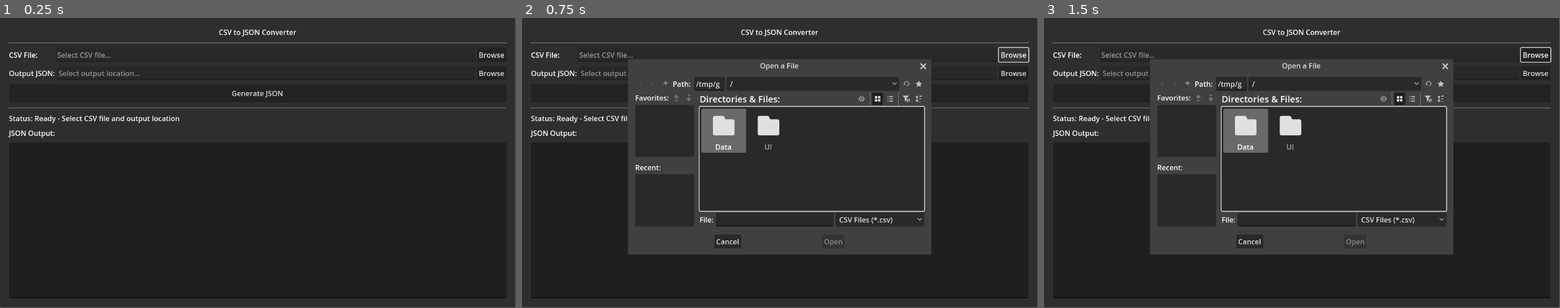
Above: before the commit, frames 1-3 (left to right).
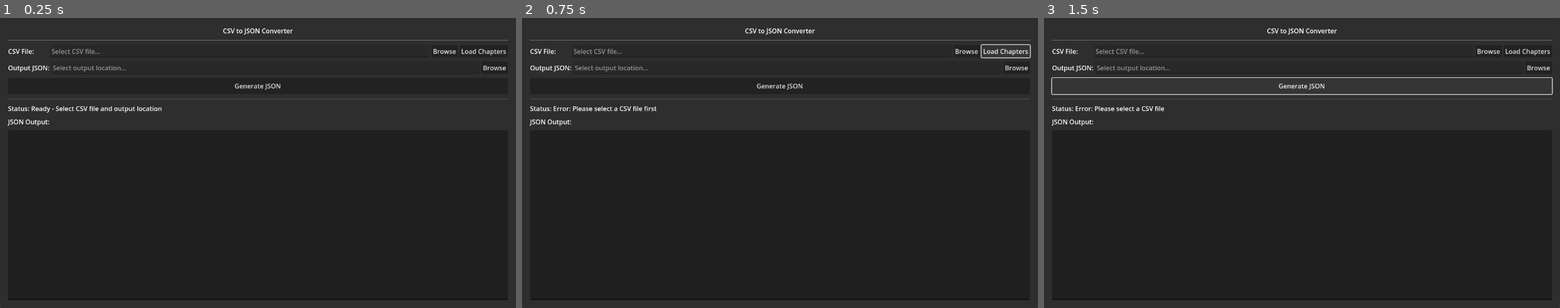
Above: after the commit, the same moments.

Repository: Sandy4j/csv-parsing
Game: Godot game, scene res://UI/Main/Main.tscn
Same seed, same stepped clock (60 frames per second), same inputs: the game is played once before the commit and once after it.
Inputs (mouse positions are in pixels of both pictures, inside the frame that each line leads up to):
- Up to frame 1 (0.25 s): no input
- Up to frame 2 (0.75 s): click (1007, 49) at 0.5 s, where only the run after the commit has a clickable "Load Chapters"
- Up to frame 3 (1.5 s): click "Generate JSON" at 1.25 s
In our replay, the window is 799x449 before the commit and 800x450 after it. These sizes can differ from the game's own. Grey fills any space a smaller window leaves; there, only what the larger window draws over its background counts as a difference.

The runs differ from the first frame. In frame 1, 3.0% of the frame differs, in the area x 1-99%, y 3-98%; in frame 2, 15%; in frame 3, 14%.

Commit message:
feat: filtering csv parse and chapter selection UI

Diff:
--- a/Data/Parser.gd
+++ b/Data/Parser.gd
@@ -1,6 +1,7 @@
 extends Node
 
 var data_rows = {}  # Dictionary untuk menyimpan data
+var available_chapters = []  # Array untuk menyimpan daftar chapter ID yang tersedia
 
 func _ready():
 	pass
@@ -62,7 +63,17 @@
 			data_rows[chapter] = {}
 		data_rows[chapter][lineid] = row_data
 
+	# Perbarui daftar chapter yang tersedia
+	update_available_chapters()
+
 	return true
+
+## Fungsi untuk memperbarui daftar chapter yang tersedia
+func update_available_chapters():
+	available_chapters.clear()
+	for chapter in data_rows.keys():
+		if not available_chapters.has(chapter):
+			available_chapters.append(chapter)
 
 ## Fungsi memecah teks string dengan koma menjadi Array
 func parse_array_field(field: String) -> Array:
@@ -180,3 +191,19 @@
 			print()
 			line_count += 1
 		count += 1
+
+
+## Fungsi untuk mendapatkan daftar chapter ID yang tersedia
+func get_available_chapters() -> Array:
+	return available_chapters
+
+## Fungsi untuk mendapatkan data berdasarkan chapter yang dipilih
+func get_filtered_data(selected_chapters: Array) -> Dictionary:
+	if selected_chapters.is_empty():
+		return data_rows
+
+	var filtered = {}
+	for chapter in selected_chapters:
+		if data_rows.has(chapter):
+			filtered[chapter] = data_rows[chapter]
+	return filtered
--- a/UI/Main/Main.gd
+++ b/UI/Main/Main.gd
@@ -11,9 +11,19 @@
 @onready var file_dialog: FileDialog = %FileDialog
 @onready var output_file_dialog: FileDialog = %OutputFileDialog
 
+# Referensi UI untuk Chapter Filter
+@onready var load_chapters_button: Button = %LoadChaptersButton
+@onready var chapter_scroll_container: ScrollContainer = %ChapterScrollContainer
+@onready var chapter_checkbox_container: VBoxContainer = %ChapterCheckboxContainer
+@onready var select_all_button: Button = %SelectAllButton
+@onready var deselect_all_button: Button = %DeselectAllButton
+@onready var chapter_filter_container: VBoxContainer = %ChapterFilterContainer
+
 # Referensi ke script Parser dan JsonGenerate
 var parser: Node
 var json_generator: Node
+var selected_chapters: Array = []
+var chapter_checkboxes: Array = []
 
 func _ready() -> void:
 	parser = preload("res://Data/Parser.gd").new()
@@ -24,12 +34,18 @@
 	_connect_signals()
 	update_status("Ready - Select CSV file and output location")
 
+	# Sembunyikan chapter filter sampai CSV di-load
+	chapter_filter_container.visible = false
+
 func _connect_signals() -> void:
 	browse_button.pressed.connect(_on_browse_pressed)
 	output_browse_button.pressed.connect(_on_output_browse_pressed)
 	generate_button.pressed.connect(_on_generate_pressed)
 	file_dialog.file_selected.connect(_on_file_selected)
 	output_file_dialog.file_selected.connect(_on_output_file_selected)
+	load_chapters_button.pressed.connect(_on_load_chapters_pressed)
+	select_all_button.pressed.connect(_on_select_all_pressed)
+	deselect_all_button.pressed.connect(_on_deselect_all_pressed)
 
 func _on_browse_pressed() -> void:
 	file_dialog.popup_centered()
@@ -39,12 +55,93 @@
 
 func _on_file_selected(path: String) -> void:
 	file_path_edit.text = path
+	# Reset chapter filter saat file baru dipilih
+	_clear_chapter_checkboxes()
+	selected_chapters.clear()
+	chapter_filter_container.visible = false
+	update_status("CSV file selected. Click 'Load Chapters' to see available chapters.")
 
 func _on_output_file_selected(path: String) -> void:
 	# Pastikan path berakhiran .json
 	if not path.ends_with(".json"):
 		path += ".json"
 	output_path_edit.text = path
+
+func _on_load_chapters_pressed() -> void:
+	var csv_path = file_path_edit.text.strip_edges()
+
+	if csv_path.is_empty():
+		update_status("Error: Please select a CSV file first")
+		return
+
+	update_status("Loading chapters from CSV...")
+
+	# Parse CSV untuk mendapatkan daftar chapter
+	var parse_success = parser.parse_csv_from_path(csv_path)
+	if not parse_success:
+		update_status("Error: Failed to parse CSV file")
+		return
+
+	# Ambil daftar chapter yang tersedia
+	var chapters = parser.get_available_chapters()
+
+	if chapters.is_empty():
+		update_status("No chapters found in CSV file")
+		return
+
+	# Tampilkan chapter filter
+	chapter_filter_container.visible = true
+
+	# bersihkan checkbox
+	_clear_chapter_checkboxes()
+
+	# Buat checkbox untuk setiap chapter
+	for chapter in chapters:
+		var checkbox = CheckBox.new()
+		checkbox.text = chapter
+		checkbox.button_pressed = true
+		checkbox.toggled.connect(_on_checkbox_toggled.bind(chapter))
+		chapter_checkbox_container.add_child(checkbox)
+		chapter_checkboxes.append(checkbox)
+		selected_chapters.append(chapter)
+
+	update_status("Found %d chapters. Click on chapters to select/deselect." % chapters.size())
+
+func _clear_chapter_checkboxes() -> void:
+	for checkbox in chapter_checkboxes:
+		checkbox.queue_free()
+	chapter_checkboxes.clear()
+
+func _on_checkbox_toggled(toggled_on: bool, chapter_name: String) -> void:
+	if toggled_on:
+		if not selected_chapters.has(chapter_name):
+			selected_chapters.append(chapter_name)
+	else:
+		selected_chapters.erase(chapter_name)
+
+	_update_selection_status()
+
+func _on_select_all_pressed() -> void:
+	selected_chapters.clear()
+	for checkbox in chapter_checkboxes:
+		checkbox.toggled.disconnect(_on_checkbox_toggled.bind(checkbox.text))
+		checkbox.button_pressed = true
+		checkbox.toggled.connect(_on_checkbox_toggled.bind(checkbox.text))
+		selected_chapters.append(checkbox.text)
+	_update_selection_status()
+
+func _on_deselect_all_pressed() -> void:
+	for checkbox in chapter_checkboxes:
+		checkbox.toggled.disconnect(_on_checkbox_toggled.bind(checkbox.text))
+		checkbox.button_pressed = false
+		checkbox.toggled.connect(_on_checkbox_toggled.bind(checkbox.text))
+	selected_chapters.clear()
+	_update_selection_status()
+
+func _update_selection_status() -> void:
+	var total = chapter_checkboxes.size()
+	var selected = selected_chapters.size()
+	update_status("Selected %d/%d chapters" % [selected, total])
 
 func _on_generate_pressed() -> void:
 	var csv_path = file_path_edit.text.strip_edges()
@@ -71,17 +168,25 @@
 		update_status("Error: Failed to parse CSV file")
 		return
 
+	# Ambil data yang sudah difilter berdasarkan chapter yang dipilih
+	var data_to_export = parser.get_filtered_data(selected_chapters)
+
+	if data_to_export.is_empty():
+		update_status("Error: No data to export. Please select at least one chapter.")
+		return
+
 	update_status("Generating JSON...")
 
 	# Generate JSON menggunakan Json_generate.gd
-	var json_string = json_generator.generate_json_to_path(parser.data_rows, output_path)
+	var json_string = json_generator.generate_json_to_path(data_to_export, output_path)
 	if json_string.is_empty():
 		update_status("Error: Failed to generate JSON")
 		return
 
 	# Tampilkan output JSON
 	json_output.text = json_string
-	update_status("Success! JSON saved to: " + output_path)
+	var chapter_count = data_to_export.size()
+	update_status("Success! Exported %d chapters to: %s" % [chapter_count, output_path])
 
 func update_status(message: String) -> void:
 	status_label.text = "Status: " + message
--- a/UI/Main/Main.tscn
+++ b/UI/Main/Main.tscn
@@ -61,6 +61,11 @@
 layout_mode = 2
 text = "Browse"
 
+[node name="LoadChaptersButton" type="Button" parent="Panel/VBoxContainer/FileSection"]
+unique_name_in_owner = true
+layout_mode = 2
+text = "Load Chapters"
+
 [node name="OutputSection" type="HBoxContainer" parent="Panel/VBoxContainer"]
 layout_mode = 2
 
@@ -86,6 +91,40 @@
 custom_minimum_size = Vector2(0, 40)
 layout_mode = 2
 text = "Generate JSON"
+
+[node name="ChapterFilterContainer" type="VBoxContainer" parent="Panel/VBoxContainer"]
+unique_name_in_owner = true
+layout_mode = 2
+theme_override_constants/separation = 5
+
+[node name="ChapterLabel" type="Label" parent="Panel/VBoxContainer/ChapterFilterContainer"]
+layout_mode = 2
+text = "Select Chapters to Export:"
+
+[node name="ChapterButtons" type="HBoxContainer" parent="Panel/VBoxContainer/ChapterFilterContainer"]
+layout_mode = 2
+
+[node name="SelectAllButton" type="Button" parent="Panel/VBoxContainer/ChapterFilterContainer/ChapterButtons"]
+unique_name_in_owner = true
+layout_mode = 2
+text = "Select All"
+
+[node name="DeselectAllButton" type="Button" parent="Panel/VBoxContainer/ChapterFilterContainer/ChapterButtons"]
+unique_name_in_owner = true
+layout_mode = 2
+text = "Deselect All"
+
+[node name="ChapterScrollContainer" type="ScrollContainer" parent="Panel/VBoxContainer/ChapterFilterContainer"]
+unique_name_in_owner = true
+custom_minimum_size = Vector2(0, 150)
+layout_mode = 2
+size_flags_vertical = 3
+
+[node name="ChapterCheckboxContainer" type="VBoxContainer" parent="Panel/VBoxContainer/ChapterFilterContainer/ChapterScrollContainer"]
+unique_name_in_owner = true
+layout_mode = 2
+size_flags_horizontal = 3
+theme_override_constants/separation = 2
 
 [node name="HSeparator2" type="HSeparator" parent="Panel/VBoxContainer"]
 layout_mode = 2
--- a/project.godot
+++ b/project.godot
@@ -15,6 +15,12 @@
 config/features=PackedStringArray("4.5", "Mobile")
 config/icon="res://icon.svg"
 
+[display]
+
+window/size/viewport_width=1280
+window/size/viewport_height=720
+window/stretch/mode="viewport"
+
 [rendering]
 
 renderer/rendering_method="mobile"
